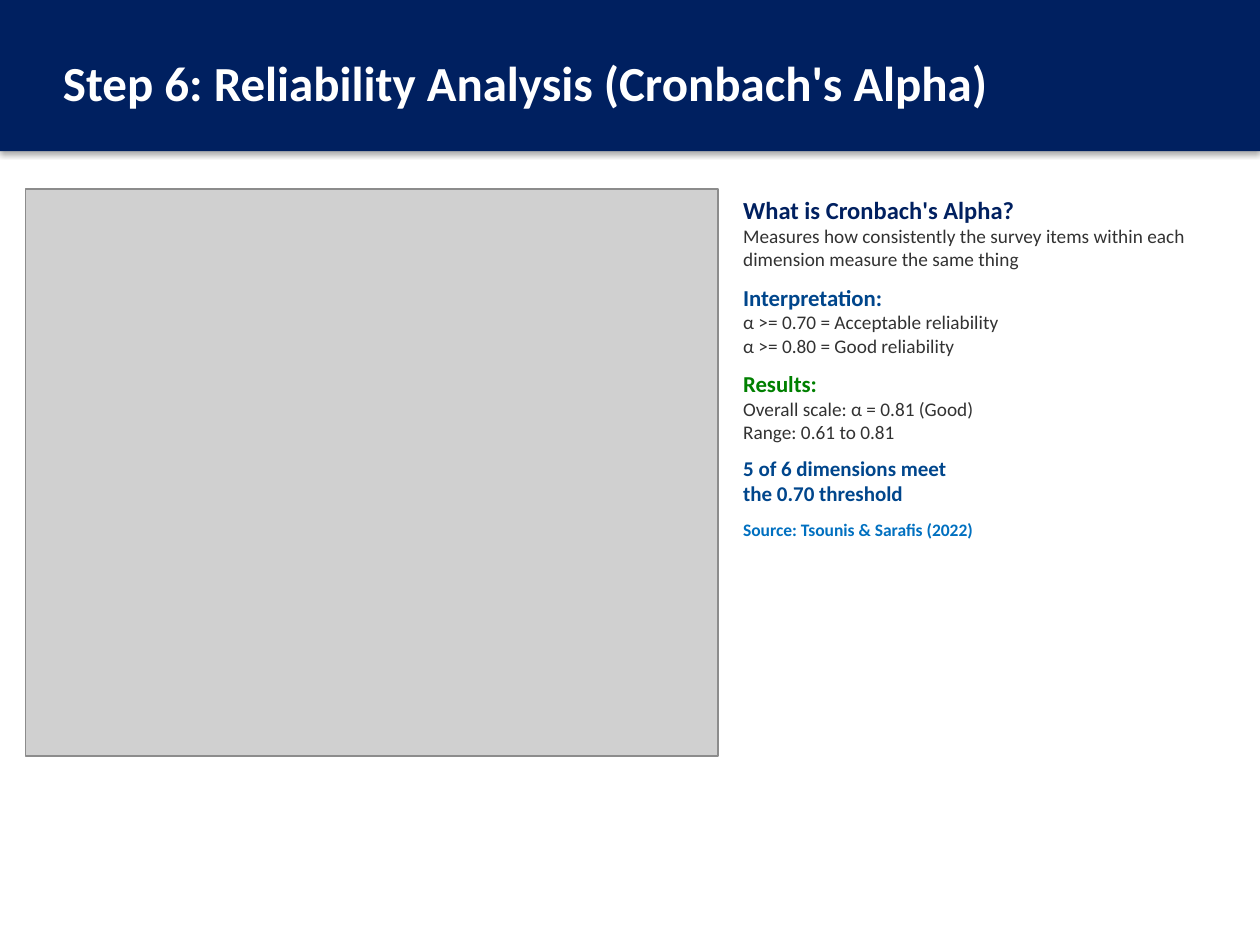
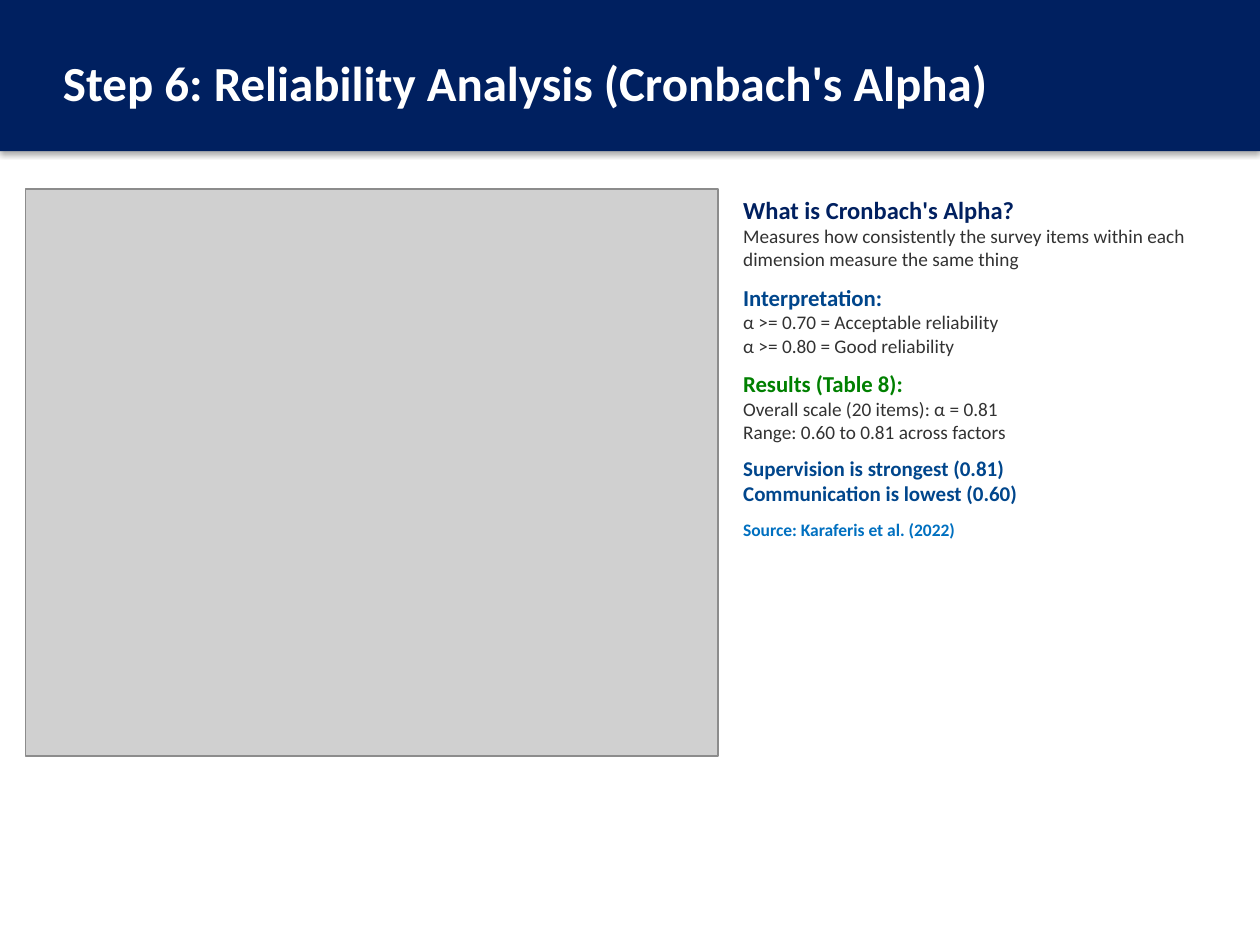
Before and after one commit to thenaivedetective/sp500-stock-performance, a slide deck: slide 15 of Factor_Analysis_JobSatisfaction_Presentation.pptx. Drawn at 1260x945 pixels with LibreOffice and Linux fonts; fonts in the diff are those of the drawing; grey boxes stand for pictures. Boxes give left, top, right and bottom in pixels: in the first picture for what was removed or moved away, otherwise in the second. Text is boxed around its words. In the diff, an @@ line names an element or a change of style, - is before the commit and + after.

```diff
--- a/Factor_Analysis_JobSatisfaction_Presentation.pptx
+++ b/Factor_Analysis_JobSatisfaction_Presentation.pptx
@@ text at (x1=743, y1=375, x2=1017, y2=539): text changed @@
-Results:
-Overall scale: α = 0.81 (Good)
-Range: 0.61 to 0.81
-5 of 6 dimensions meet
-the 0.70 threshold
-Source: Tsounis & Sarafis (2022)
+Results (Table 8):
+Overall scale (20 items): α = 0.81
+Range: 0.60 to 0.81 across factors
+Supervision is strongest (0.81)
+Communication is lowest (0.60)
+Source: Karaferis et al. (2022)
```
Also in this commit, not shown: 13 other slides changed, 12 other files.
